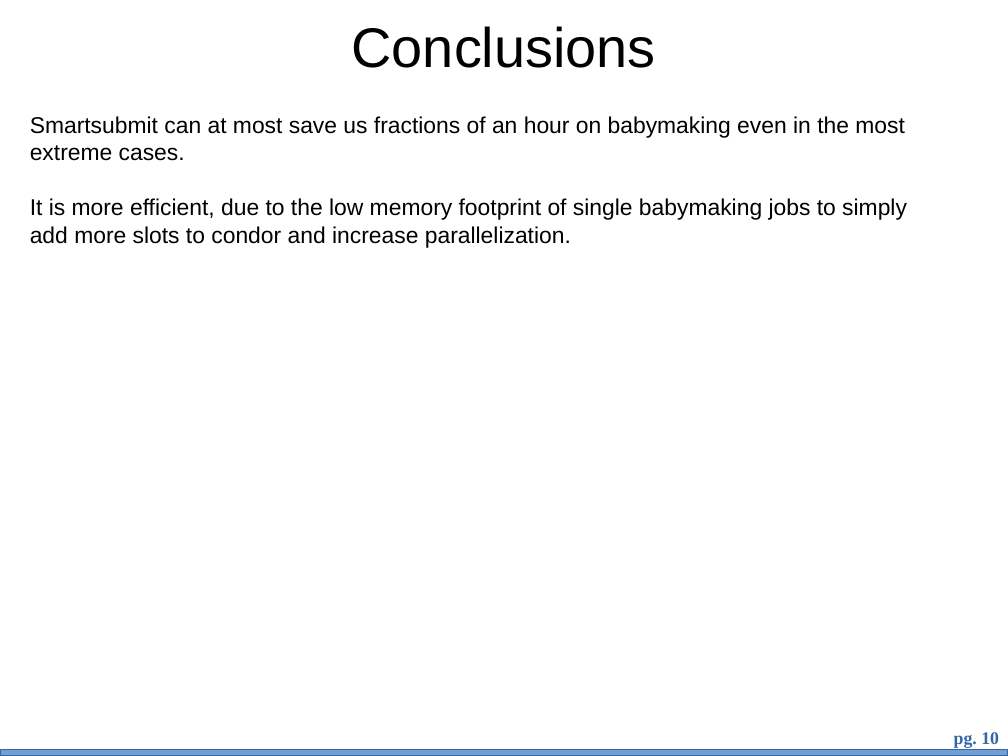
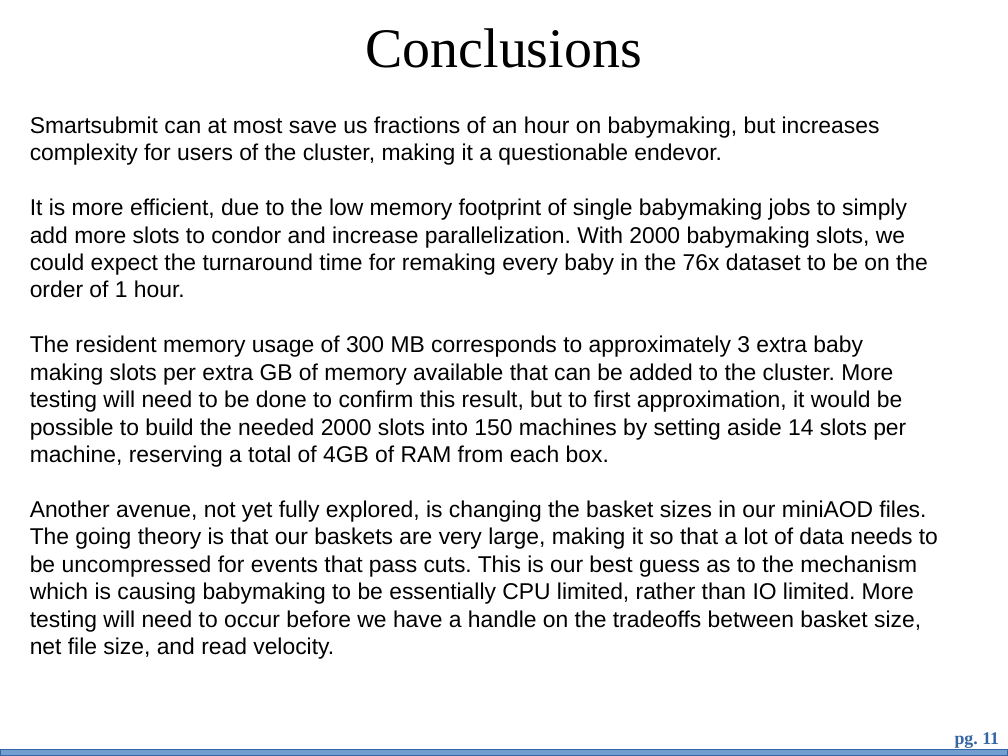
Before and after one commit to bth5032/smartsubmit, a slide deck: slide 11 of Presentations/benchmarking/bench.odp (slide 10 before the commit). Drawn at 1008x756 pixels with LibreOffice and Linux fonts; fonts in the diff are those of the drawing; background and template pictures are left out. Boxes give left, top, right and bottom in pixels: in the first picture for what was removed or moved away, otherwise in the second. Text is boxed around its words. In the diff, an @@ line names an element or a change of style, - is before the commit and + after.

Commit message:
first complete revision of the benchmarking slides

```diff
--- a/Presentations/benchmarking/bench.odp
+++ b/Presentations/benchmarking/bench.odp
@@ title "Conclusions" at [366, 28, 642, 68]: font Arial to Times New Roman @@
@@ text removed at [30, 116, 907, 248] @@
-Smartsubmit can at most save us fractions of an hour on babymaking even in the most extreme cases.
-It is more efficient, due to the low memory footprint of single babymaking jobs to simply add more slots to condor and increase parallelization.
@@ text added at [30, 116, 938, 632], 18 pt, text #000000 @@
+Smartsubmit can at most save us fractions of an hour on babymaking, but increases complexity for users of the cluster, making it a questionable endevor.
+It is more efficient, due to the low memory footprint of single babymaking jobs to simply add more slots to condor and increase parallelization. With 2000 babymaking slots, we could expect the turnaround time for remaking every baby in the 76x dataset to be on the order of 1 hour.
+The resident memory usage of 300 MB corresponds to approximately 3 extra baby making slots per extra GB of memory available that can be added to the cluster. More testing will need to be done to confirm this result, but to first approximation, it would be possible to build the needed 2000 slots into 150 machines by setting aside 14 slots per machine, reserving a total of 4GB of RAM from each box.
+Another avenue, not yet fully explored, is changing the basket sizes in our miniAOD files. The going theory is that our baskets are very large, making it so that a lot of data needs to be uncompressed for events that pass cuts. This is our best guess as to the mechanism which is causing babymaking to be essentially CPU limited, rather than IO limited. More testing will need to occur before we have a handle on the tradeoffs between basket size, net file size, and read velocity.
@@ page number at [955, 732, 999, 748]: text changed @@
-pg. 10
+pg. 11
```
Also in this commit, not shown: 7 other slides changed, 2 slides added, 1 slide removed, 2 other files.
